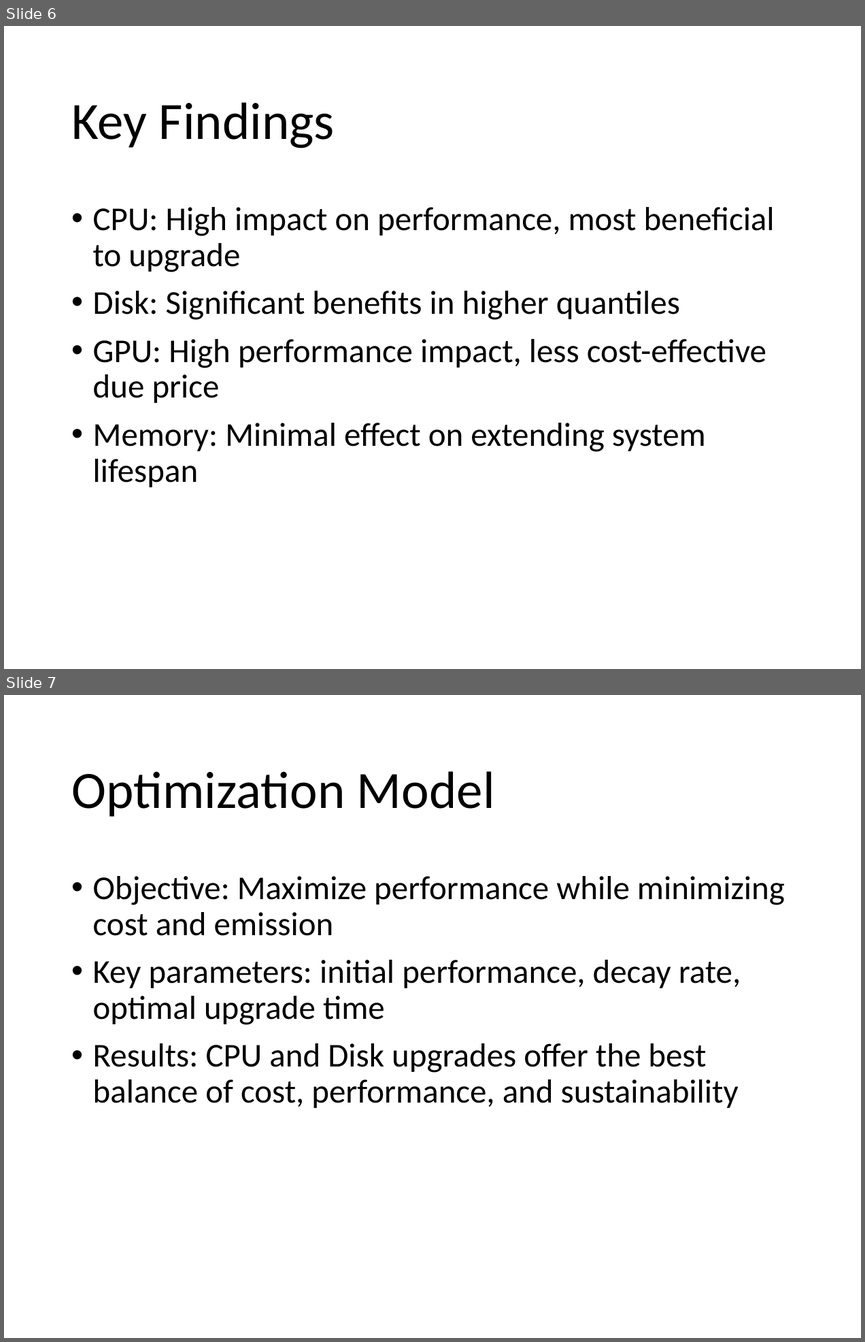
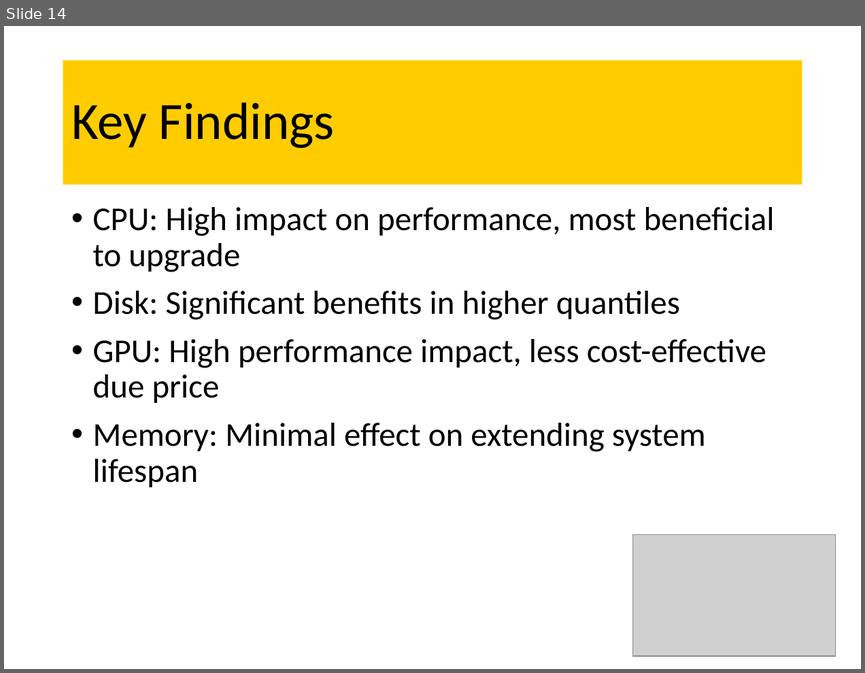
Before and after one commit to Scottielee33/thesis_2024_PC_LTE, a slide deck: final_presentation.pptx. Shown one above the other, each under a label of ours: slides 6 and 7 before the commit, slide 14 after it. The pictures are 865x1342 and 865x673 pixels, drawn with LibreOffice and Linux fonts; fonts in the diff are those of the drawing; grey boxes stand for pictures. Boxes give left, top, right and bottom in pixels: in the first picture for what was removed or moved away, otherwise in the second. Text is boxed around its words. In the diff, an @@ line names an element or a change of style, - is before the commit and + after.

```diff
--- a/final_presentation.pptx
+++ b/final_presentation.pptx
@@ slide 7 removed at [4, 695, 861, 1338], background #FFFFFF @@
@@ title removed at [71, 771, 495, 817] @@
-Optimization Model
@@ text removed at [93, 876, 785, 1108] @@
-• Objective: Maximize performance while minimizing cost and emission
-• Key parameters: initial performance, decay rate, optimal upgrade time
-• Results: CPU and Disk upgrades offer the best balance of cost, performance, and sustainability
@@ what was slide 6 is now slide 14 @@
@@ slide 14 changed as well @@
@@ title "Key Findings": place and size @@
-title "Key Findings" at [71, 102, 334, 148]
+title "Key Findings" at [63, 60, 802, 184]
@@ title "Key Findings" at [63, 60, 802, 184]: fill none to #FFCC00 @@
@@ picture added at [633, 534, 835, 656] @@
```
Also in this commit, not shown: 7 other slides changed, 10 slides added, 2 other slides removed.
